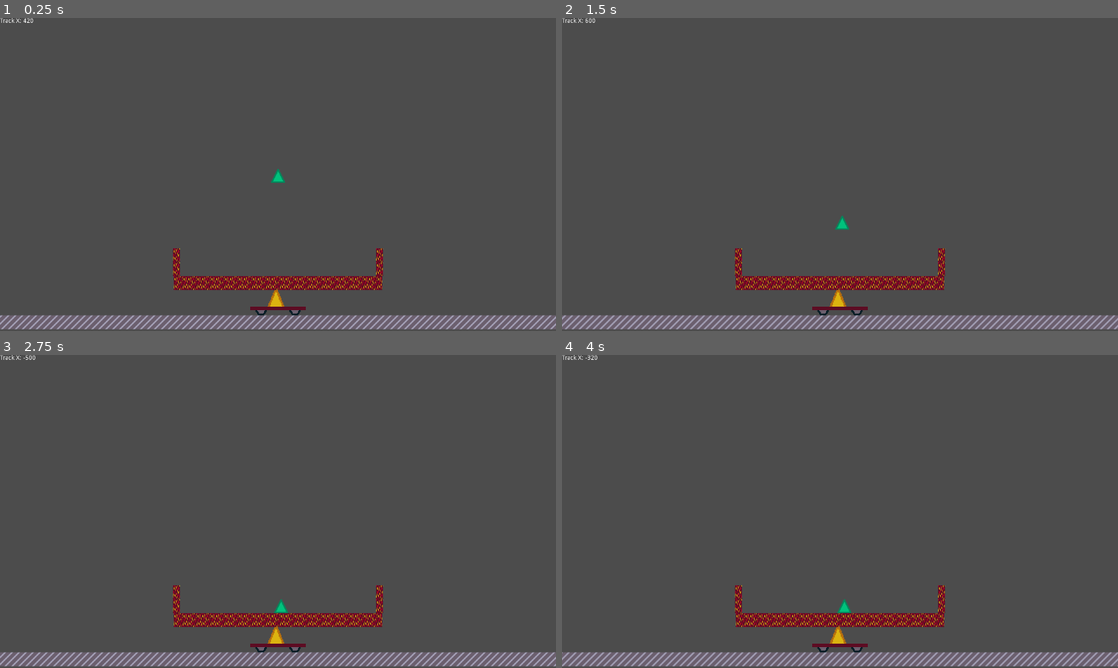
Above: before the commit, frames 1-4 (two rows, left to right).
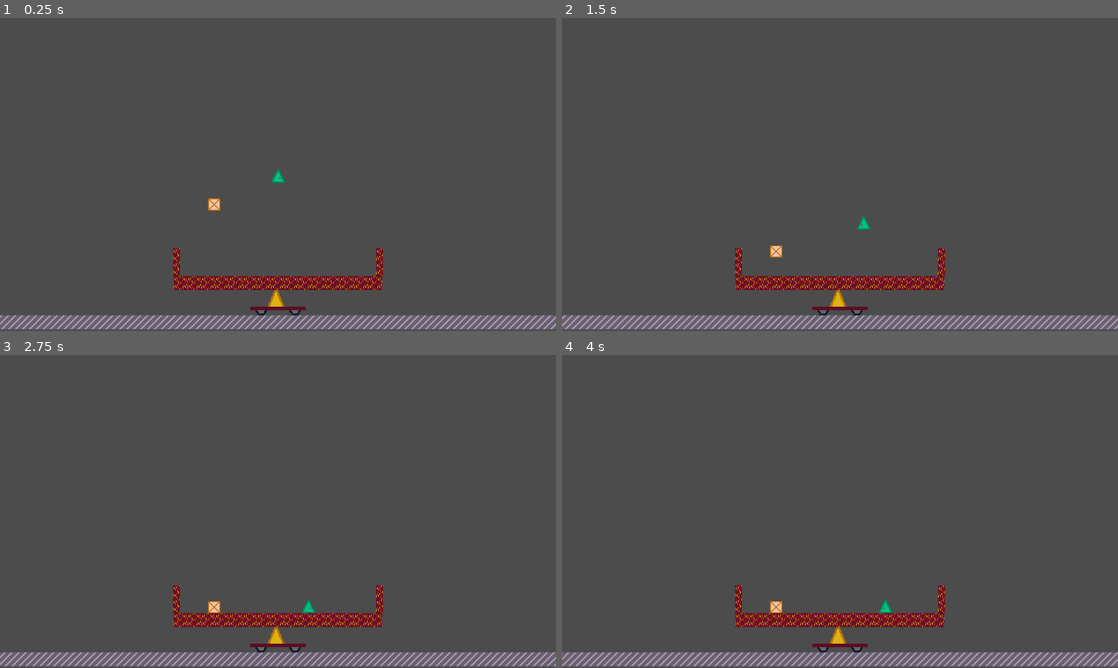
Above: after the commit, the same moments.

Repository: RetroIndieJosh/train-tilt
Game: Godot game, scene res://scenes/Game.tscn
The game is run twice, just before and just after one commit, with the same random seed, the same clock (stepped at 60 frames per second) and the same inputs.
Inputs:
- Up to frame 1 (0.25 s): no input
- Up to frame 2 (1.5 s): hold D (right) 0.53-1.28 s; hold Left (left) from 1.28 s (still down)
- Up to frame 3 (2.75 s): release Left (left) at 2.03 s; hold D (right) from 2.03 s (still down)
- Up to frame 4 (4 s): release D (right) at 3.53 s; hold Left (left) from 3.53 s (still down)

The runs differ from the first frame. In frame 1, 0.1% of the frame differs, in the area x 0-51%, y 0-62%; in frame 2, 0.3%, in the area x 0-56%, y 0-77%; in frame 3, 0.3%; in frame 4, 0.3%.

Commit message:
Boxes and pushing

Diff:
--- a/scenes/Game.tscn
+++ b/scenes/Game.tscn
@@ -1,18 +1,20 @@
-[gd_scene load_steps=12 format=2]
+[gd_scene load_steps=15 format=2]
 
 [ext_resource path="res://art/player.png" type="Texture" id=1]
 [ext_resource path="res://art/train-bed.png" type="Texture" id=2]
 [ext_resource path="res://art/track.png" type="Texture" id=3]
 [ext_resource path="res://scripts/Track.gd" type="Script" id=4]
 [ext_resource path="res://art/train-support.png" type="Texture" id=5]
-[ext_resource path="res://scripts/Player.gd" type="Script" id=6]
+[ext_resource path="res://scripts/Entity.gd" type="Script" id=6]
 [ext_resource path="res://collision/TrainBedCollision.tres" type="Shape2D" id=7]
 [ext_resource path="res://collision/TrainWallCollision.tres" type="Shape2D" id=8]
+[ext_resource path="res://scripts/Player.gd" type="Script" id=9]
+[ext_resource path="res://art/box.png" type="Texture" id=10]
 
-[sub_resource type="RectangleShape2D" id=2]
+[sub_resource type="RectangleShape2D" id=1]
 extents = Vector2( 16.1359, 15.8859 )
 
-[sub_resource type="TileSet" id=4]
+[sub_resource type="TileSet" id=2]
 0/name = "track.png 0"
 0/texture = ExtResource( 3 )
 0/tex_offset = Vector2( 0, 0 )
@@ -28,8 +30,11 @@
 0/shapes = [  ]
 0/z_index = 0
 
-[sub_resource type="RectangleShape2D" id=1]
+[sub_resource type="RectangleShape2D" id=3]
 extents = Vector2( 1920.75, 11.381 )
+
+[sub_resource type="RectangleShape2D" id=4]
+extents = Vector2( 13.7302, 13.9128 )
 
 [node name="Game" type="Node2D"]
 
@@ -44,17 +49,24 @@
 "_edit_use_anchors_": false
 }
 
+[node name="Line" type="Line2D" parent="."]
+width = 2.0
+
 [node name="Player" type="KinematicBody2D" parent="."]
-script = ExtResource( 6 )
+script = ExtResource( 9 )
 __meta__ = {
 "_edit_group_": true
 }
+
+[node name="Forward Detector" type="RayCast2D" parent="Player"]
+enabled = true
+cast_to = Vector2( 20, 0 )
 
 [node name="Sprite" type="Sprite" parent="Player"]
 texture = ExtResource( 1 )
 
 [node name="CollisionShape2D" type="CollisionShape2D" parent="Player"]
-shape = SubResource( 2 )
+shape = SubResource( 1 )
 
 [node name="Train Bed" type="StaticBody2D" parent="."]
 position = Vector2( 0, 250 )
@@ -151,3 +163,16 @@
 
 [node name="Camera2D" type="Camera2D" parent="."]
 current = true
+
+[node name="Box" type="KinematicBody2D" parent="."]
+position = Vector2( -147.235, 65.4936 )
+script = ExtResource( 6 )
+__meta__ = {
+"_edit_group_": true
+}
+
+[node name="Sprite" type="Sprite" parent="Box"]
+texture = ExtResource( 10 )
+
+[node name="CollisionShape2D" type="CollisionShape2D" parent="Box"]
+shape = SubResource( 4 )
--- a/scripts/Entity.gd
+++ b/scripts/Entity.gd
@@ -2,15 +2,27 @@
 class_name Entity
 
 const GRAVITY = 98
+const PUSH_SPEED = 150
+const PUSH_TIME = 0.1
 
-var walk_speed = 10
+var push_direction = 0
+var push_time = 0
 var velocity = Vector2.ZERO
 
 func _physics_process(delta):
-        velocity.x = 0
-        if Input.is_action_pressed("left"):
-                velocity.x = -walk_speed
-        elif Input.is_action_pressed("right"):
-                velocity.x = walk_speed
+        if push_time > 0:
+                push_time -= delta
+                velocity.x = push_direction * PUSH_SPEED
+                if push_time <= 0:
+                        push_direction = 0
+                        push_time = 0
+                        velocity.x = 0
+
         velocity.y += GRAVITY * delta
         velocity = move_and_slide(velocity)
+
+func push(direction):
+        if direction != push_direction:
+                push_time = 0
+        push_time += PUSH_TIME
+        push_direction = direction
--- a/scripts/Player.gd
+++ b/scripts/Player.gd
@@ -1,5 +1,38 @@
-#extends Entity
-extends "res://scripts/Entity.gd"
+extends Entity
+
+
+onready var forward_detector = $"Forward Detector"
+onready var info = $"../Info"
+onready var line = $"../Line"
+onready var sprite = $"Sprite"
+
+onready var detect_distance = forward_detector.cast_to.x
+
+var walk_speed = 100
+
+func _physics_process(_delta):
+        velocity.x = 0
+        if Input.is_action_pressed("left"):
+                velocity.x = -walk_speed
+                sprite.set_flip_h(true)
+                forward_detector.cast_to.x = -detect_distance
+        elif Input.is_action_pressed("right"):
+                velocity.x = walk_speed
+                sprite.set_flip_h(false)
+                forward_detector.cast_to.x = detect_distance
+
+        #dbg_draw_detector()
+        info.text = ""
+        if forward_detector.is_colliding():
+                var col = forward_detector.get_collider()
+                info.text = "Touching " + str(col)
+                if col is Entity:
+                        col.push(sign(velocity.x))
 
 func _ready():
 	pass
+
+func dbg_draw_detector():
+        line.clear_points()
+        line.add_point(position)
+        line.add_point(position + forward_detector.cast_to)
--- a/scripts/Track.gd
+++ b/scripts/Track.gd
@@ -10,4 +10,4 @@
         var _col = move_and_collide(Vector2.LEFT * initial_speed)
         if position.x < -(screen_width / 2):
                 position.x += screen_width
-        info.text = "Track X: " + str(position.x)
+        #info.text = "Track X: " + str(position.x)
Binary file changed: art/player.ase
Binary file changed: art/player.png
Not shown: 2 places in scenes/Game.tscn that only renumber resources
